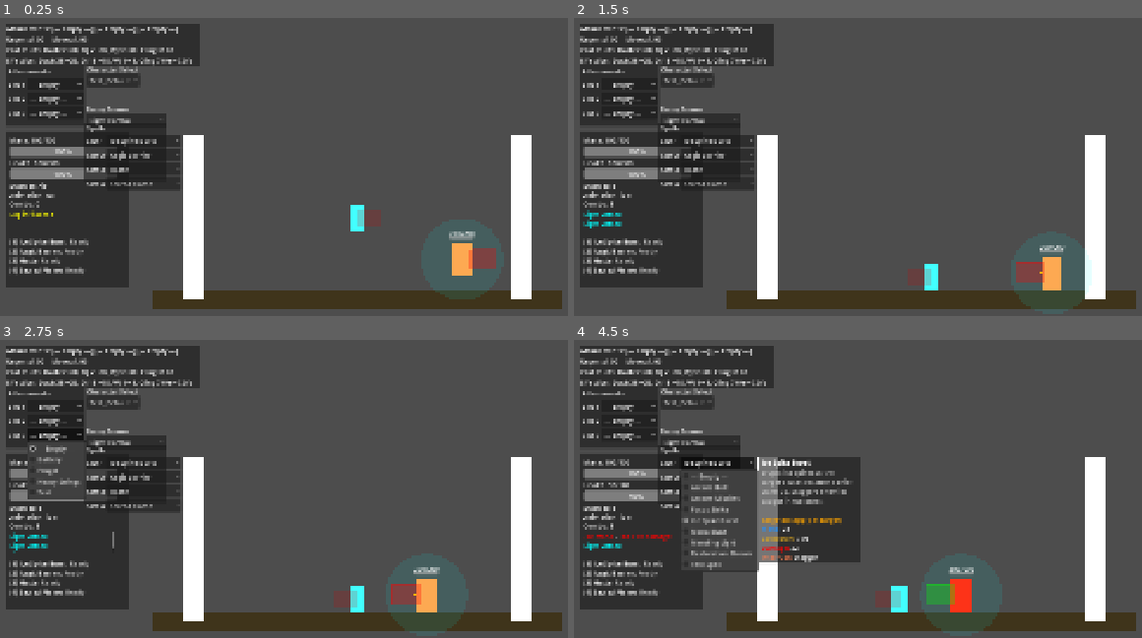
Above: before the commit, frames 1-4 (two rows, left to right).
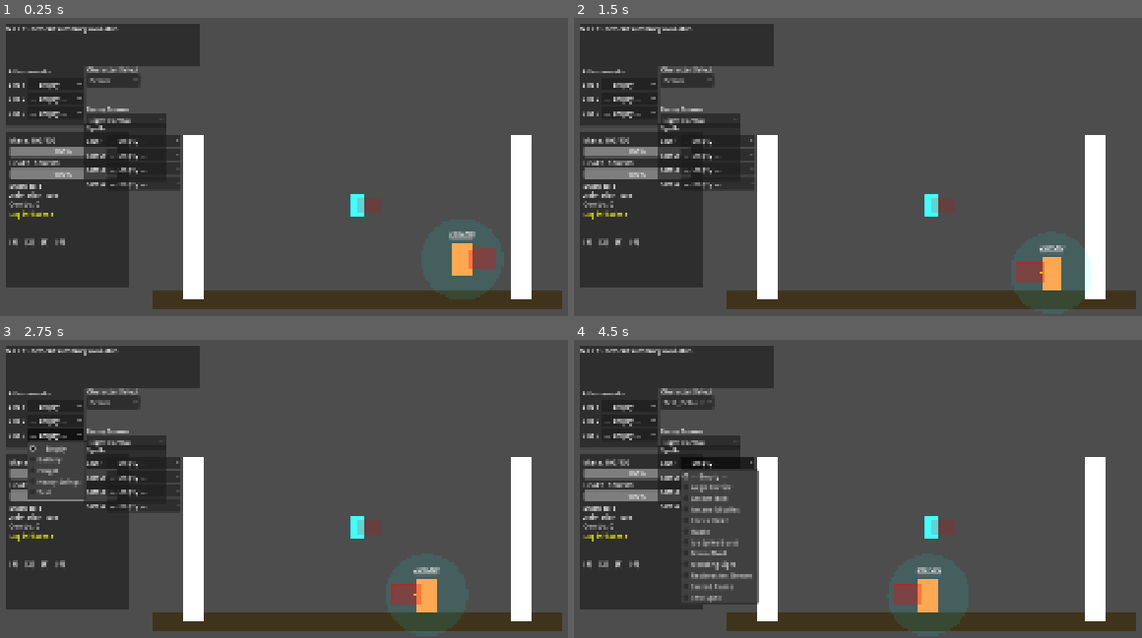
Above: after the commit, the same moments.

Repository: Korasyl/ManaBrawl
Game: Godot game, scene res://scenes/test_environment/test_environment.tscn
Same seed, same stepped clock (60 frames per second), same inputs: the game is played once before the commit and once after it.
Inputs (mouse positions are in pixels of both pictures, inside the frame that each line leads up to):
- Up to frame 1 (0.25 s): no input
- Up to frame 2 (1.5 s): click "— Empty —" at 0.5 s; click "— Empty —" at 1.25 s
- Up to frame 3 (2.75 s): click "— Empty —" at 2 s
- Up to frame 4 (4.5 s): click "Test_Default" (after the commit: "Fervor") at 2.75 s; click "Light Combo" at 3.5 s; click (716, 462) at 4.25 s, where only the run before the commit has a clickable "Ice Spike Burst"

The runs differ from the first frame. In frame 1, 2.9% of the frame differs, in the area x 1-68%, y 2-86%; in frame 2, 3.3%; in frame 3, 3.4%; in frame 4, 12%, in the area x 1-71%, y 2-92%.
Error after the commit: Parse Error: Cannot infer the type of "desired_vx" variable because the value doesn't have a set type. (res://characters/player.gd:378)

Commit message:
Add smooth acceleration, coyote time, and air maneuverability
Replace instant velocity.x assignment with move_toward() acceleration
curves for both ground and air movement. Ground accel/decel gives
weight and responsiveness; air accel/decel provides maneuverability
while preserving momentum. Air speed cap is snapshot from ground speed
at liftoff so sprint momentum carries into jumps.

Coyote time (0.12s default) allows grounded jumps for a brief window
after walking off ledges. Wall jumps and dashes also properly set
air_speed_cap for consistent post-action air control.

New MovementData exports: ground_acceleration, ground_deceleration,
air_acceleration, air_deceleration, coyote_time.

https://claude.ai/code/session_019hwMAF9ZJCCJbohmQvJPhX

Diff:
--- a/characters/player.gd
+++ b/characters/player.gd
@@ -44,7 +44,10 @@
 var dash_timer: float = 0.0
 var dash_cooldown_timer: float = 0.0
 var dash_direction: Vector2 = Vector2.ZERO
-var air_speed: float = 0.0  # Speed we had when leaving ground
+var air_speed_cap: float = 0.0  # Max horizontal speed while airborne (set on liftoff)
+var coyote_timer: float = 0.0  # Grace period after walking off a ledge
+var was_on_floor: bool = true  # Floor state from previous frame
+var just_jumped: bool = false  # Prevents coyote activation after intentional jumps
 var is_on_wall_left: bool = false
 var is_on_wall_right: bool = false
 var is_wall_sliding: bool = false
@@ -262,17 +265,31 @@
 	if not is_on_floor() and not is_dashing and not is_coalescing:
 		velocity.y += gravity * delta
 
-	# Reset double jump when landing
-	if is_on_floor():
+	# --- Coyote time & landing reset ---
+	var on_floor_now := is_on_floor()
+
+	if on_floor_now:
 		can_double_jump = true
 		wall_jump_lock_timer = 0.0
+		coyote_timer = 0.0
+		just_jumped = false
+	elif was_on_floor and not just_jumped:
+		# Just walked off a ledge — start coyote window
+		coyote_timer = movement_data.coyote_time if movement_data else 0.12
+		# Snapshot current ground speed as air cap
+		air_speed_cap = abs(velocity.x) if abs(velocity.x) > 0 else stats.walk_speed
+
+	if coyote_timer > 0:
+		coyote_timer -= delta
+
+	was_on_floor = on_floor_now
 
 	# --- Stunned or CC'd: no actions, just slide to a stop ---
 	var is_stunned := is_flinched or is_staggered
 	var is_cc := status_effects.is_grabbed() if status_effects else false
 	if is_stunned or is_cc:
 		if is_on_floor():
-			velocity.x = lerp(velocity.x, 0.0, 0.15)
+			velocity.x = move_toward(velocity.x, 0.0, movement_data.ground_deceleration * delta)
 		if is_cc:
 			velocity = Vector2.ZERO
 		move_and_slide()
@@ -314,14 +331,13 @@
 	queue_redraw()
 
 func handle_movement(delta):
-	# Get input direction
 	var input_dir = Input.get_axis("move_left", "move_right")
-
-	# Determine speed based on state
-	var target_speed = 0.0
-
-	if is_on_floor():
-		# ON GROUND: Check input for speed
+	var on_ground := is_on_floor()
+
+	# --- Determine target speed based on state ---
+	var target_speed := 0.0
+
+	if on_ground:
 		if input_dir != 0:
 			is_crouching = Input.is_action_pressed("crouch")
 			is_sprinting = Input.is_action_pressed("sprint") and not is_crouching
@@ -333,47 +349,58 @@
 			else:
 				target_speed = stats.walk_speed
 
-		# Store this speed for when we go airborne
-		air_speed = target_speed
+		# Snapshot speed for air cap whenever we're grounded
+		air_speed_cap = target_speed if target_speed > 0 else stats.walk_speed
 	else:
-		# IN AIR: Use stored air speed, but allow control if it's zero
+		# Airborne: steer toward air_speed_cap (or walk speed if jumped from standstill)
 		if input_dir != 0:
-			if air_speed > 0:
-				# Use the speed we had when we left ground
-				target_speed = air_speed
-			else:
-				# If we jumped from standing still, allow walk-speed air control
-				target_speed = stats.walk_speed
-
-	# Block movement penalty (GDD: significantly slows movement)
+			target_speed = air_speed_cap if air_speed_cap > 0 else stats.walk_speed
+
+	# --- Speed modifiers (apply to both ground and air target) ---
 	if is_blocking:
 		target_speed = stats.block_move_speed
 
-	# Ranged mode movement penalty
 	if is_in_ranged_mode:
 		var mode := _get_effective_ranged_mode()
 		target_speed *= mode.move_speed_mult
 
-	# Toggle spell speed modifiers
 	for i in 4:
 		if active_toggles[i] and i < spell_slots.size() and spell_slots[i] != null:
 			target_speed *= spell_slots[i].slow_move
 
-	# Apply attunement move speed multiplier
 	if attunements:
 		target_speed *= attunements.get_move_speed_mult()
 
-	# Apply status effect speed modifiers
 	if status_effects:
 		target_speed *= status_effects.get_speed_mult()
 
-	# Apply horizontal movement
-	velocity.x = input_dir * target_speed
-
-	# Jump
+	# --- Apply horizontal movement with acceleration ---
+	var desired_vx := input_dir * target_speed
+
+	if on_ground:
+		if input_dir != 0:
+			velocity.x = move_toward(velocity.x, desired_vx, movement_data.ground_acceleration * delta)
+		else:
+			velocity.x = move_toward(velocity.x, 0.0, movement_data.ground_deceleration * delta)
+	else:
+		if input_dir != 0:
+			velocity.x = move_toward(velocity.x, desired_vx, movement_data.air_acceleration * delta)
+			# Clamp to air speed cap so we don't accelerate beyond our liftoff speed
+			var cap := air_speed_cap if air_speed_cap > 0 else stats.walk_speed
+			velocity.x = clampf(velocity.x, -cap, cap)
+		else:
+			velocity.x = move_toward(velocity.x, 0.0, movement_data.air_deceleration * delta)
+
+	# --- Jump (with coyote time) ---
 	if Input.is_action_just_pressed("jump"):
-		if is_on_floor():
+		var can_ground_jump := on_ground or coyote_timer > 0
+		if can_ground_jump:
 			velocity.y = stats.jump_velocity
+			just_jumped = true
+			coyote_timer = 0.0
+			# Snapshot air cap at moment of jump if grounded speed is valid
+			if on_ground and abs(velocity.x) > 0:
+				air_speed_cap = abs(velocity.x)
 		elif can_double_jump and movement_data.can_double_jump:
 			var spent := use_mana(stats.double_jump_cost, "double_jump")
 			if spent > 0.0:
@@ -488,7 +515,7 @@
 		state = "Sprinting"
 	elif is_crouching:
 		state = "Crouching"
-	elif velocity.x != 0:
+	elif abs(velocity.x) > 5.0:
 		state = "Walking"
 
 	debug_hud.update_state(state)
@@ -530,6 +557,11 @@
 
 		# Apply dash velocity
 		velocity = dash_direction * movement_data.dash_distance / movement_data.dash_duration
+
+		# Air dash: update cap so post-dash air control matches walk speed
+		if not is_on_floor():
+			air_speed_cap = maxf(air_speed_cap, stats.walk_speed)
+			just_jumped = true  # Prevent coyote from triggering
 
 		# Log it with the true cost
 		if debug_hud:
@@ -581,6 +613,8 @@
 
 				wall_jump_lock_timer = 0.2
 				can_double_jump = true
+				air_speed_cap = movement_data.wall_jump_horizontal_boost
+				just_jumped = true
 
 				is_wall_sliding = false
 				is_wall_clinging = false
--- a/scripts/movement_data.gd
+++ b/scripts/movement_data.gd
@@ -12,6 +12,17 @@
 @export var dash_cooldown: float = 0.5
 @export var dash_grants_iframes: bool = true
 
+## Ground Acceleration
+@export var ground_acceleration: float = 2000.0   # px/s² — how fast we reach target speed
+@export var ground_deceleration: float = 2400.0   # px/s² — how fast we stop (slightly snappier)
+
+## Air Control
+@export var air_acceleration: float = 900.0       # px/s² — steering authority while airborne
+@export var air_deceleration: float = 200.0        # px/s² — very low, preserves momentum
+
+## Coyote Time
+@export var coyote_time: float = 0.12              # seconds of grace after leaving a ledge
+
 ## Wall Properties
 @export var wall_slide_speed: float = 100.0
 @export var wall_jump_horizontal_boost: float = 300.0
